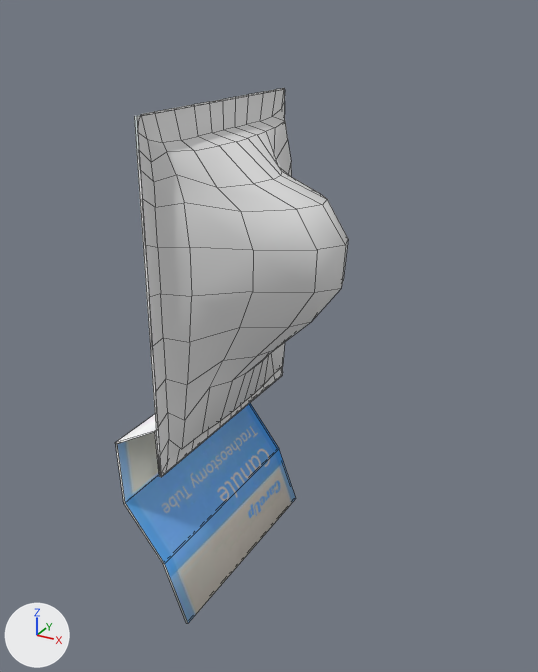
The Blender file blend/Cannula/Cannula_Packed.blend: old version first, new version second.
Rendered twice from a 50 mm lens placed at (0.1044, -0.2004, 0.0778), pointed at (-0.004, -0.0033, -0.0207). The lights are fixed; the arrows at lower left show +X, +Y and +Z. Mesh edges are drawn as thin lines.

The first picture shows 'BaseClosed', 'BaseOpened', 'Plane'.
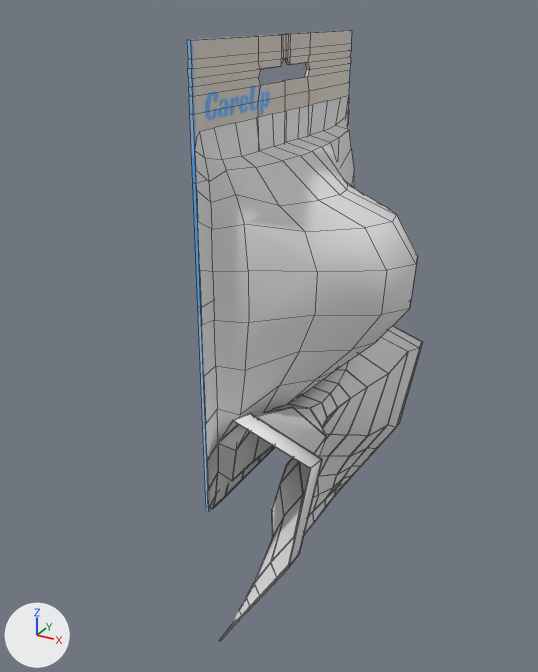
The change, as a list of edits to the scene's bpy script:
```text
Add me_plane_1:
    me_plane_1.from_pydata(...)  # 130 vertices, 130 faces; spans x -0.001..0.0, y -0.0479..0.0462, z -0.0604..0.0713
    me_plane_1.materials.append(mat_cannula_packed_base)
Add me_plane_004_1:
    me_plane_004_1.from_pydata(...)  # 169 vertices, 144 faces; spans x 0.0..0.0444, y -0.048..0.0461, z -0.0511..0.0603
    me_plane_004_1.polygons.foreach_set('use_smooth', [True] * 144)
    me_plane_004_1.materials.append(mat_cannula_packed_cover)  # white #e7e7e7
Add me_plane_001:
    me_plane_001.from_pydata(...)  # 169 vertices, 144 faces; spans x 0.0..0.0333, y -0.048..0.0461, z -0.1036..-0.0168
    me_plane_001.polygons.foreach_set('use_smooth', [True] * 144)
    me_plane_001.materials.append(mat_cannula_packed_cover)  # white #e7e7e7
Remove ob_plane:
    ob_plane = bpy.data.objects.new('Plane', me_plane_004)
    ob_plane.location = (-0.0217, 0.0001, -0.0076)
    ob_plane.rotation_euler = (0.0, 1.571, 0.0)  # degrees (0, 90, 0)
Change ob_cannula:
    remove ob_cannula.parent = ob_plane
Remove ob_baseclosed:
    ob_baseclosed = bpy.data.objects.new('BaseClosed', me_plane)
    ob_baseclosed.parent = ob_plane
    ob_baseclosed.matrix_parent_inverse = Matrix(((0.0, 0.0, -1.0, -0.00758), (0.0, 1.0, 0.0, -0.0000556), (1.0, 0.0, 0.0, 0.0217), (0.0, 0.0, 0.0, 1.0)))
    ob_baseclosed.location = (-0.0219, 0.0, -0.00768)
    ob_baseclosed.rotation_euler = (0.0, 1.571, 0.0)  # degrees (0, 90, 0)
Remove ob_baseopened:
    ob_baseopened = bpy.data.objects.new('BaseOpened', me_plane_003)
    ob_baseopened.parent = ob_plane
    ob_baseopened.matrix_parent_inverse = Matrix(((0.0, 0.0, -1.0, -0.00758), (0.0, 1.0, 0.0, -0.0000556), (1.0, 0.0, 0.0, 0.0217), (0.0, 0.0, 0.0, 1.0)))
    ob_baseopened.location = (-0.0219, 0.0, -0.00768)
    ob_baseopened.rotation_euler = (0.0, 1.571, 0.0)  # degrees (0, 90, 0)
Add ob_cannula_packed:
    ob_cannula_packed = bpy.data.objects.new('Cannula_Packed', me_plane_1)
    ob_cannula_packed.location = (0.0, 0.0, 0.0)
Add ob_coverclosed:
    ob_coverclosed = bpy.data.objects.new('CoverClosed', me_plane_004_1)
    ob_coverclosed.parent = ob_cannula_packed
    ob_coverclosed.location = (0.0000856, 0.0000556, -0.00965)
Add ob_coveropened:
    ob_coveropened = bpy.data.objects.new('CoverOpened', me_plane_001)
    ob_coveropened.parent = ob_cannula_packed
    ob_coveropened.location = (0.0000856, 0.0000556, -0.00965)
    _m = ob_coveropened.modifiers.new('Solidify', 'SOLIDIFY')
    _m.thickness = 0.0003
    _m.nonmanifold_thickness_mode = 'FIXED'
    _m.nonmanifold_merge_threshold = 0.0003
```

Changed parts and their boxes [x1, y1, x2, y2] in the pictures (538 x 672 px):
'Plane', deleted: before [138, 88, 348, 474]
'CoverClosed', added: after [195, 96, 418, 459]
'CoverOpened', added: after [206, 326, 422, 642]
'BaseOpened', deleted: before [115, 379, 296, 624]
'Cannula_Packed', added: after [187, 30, 352, 512]
'BaseClosed', deleted: before [134, 115, 164, 476]
